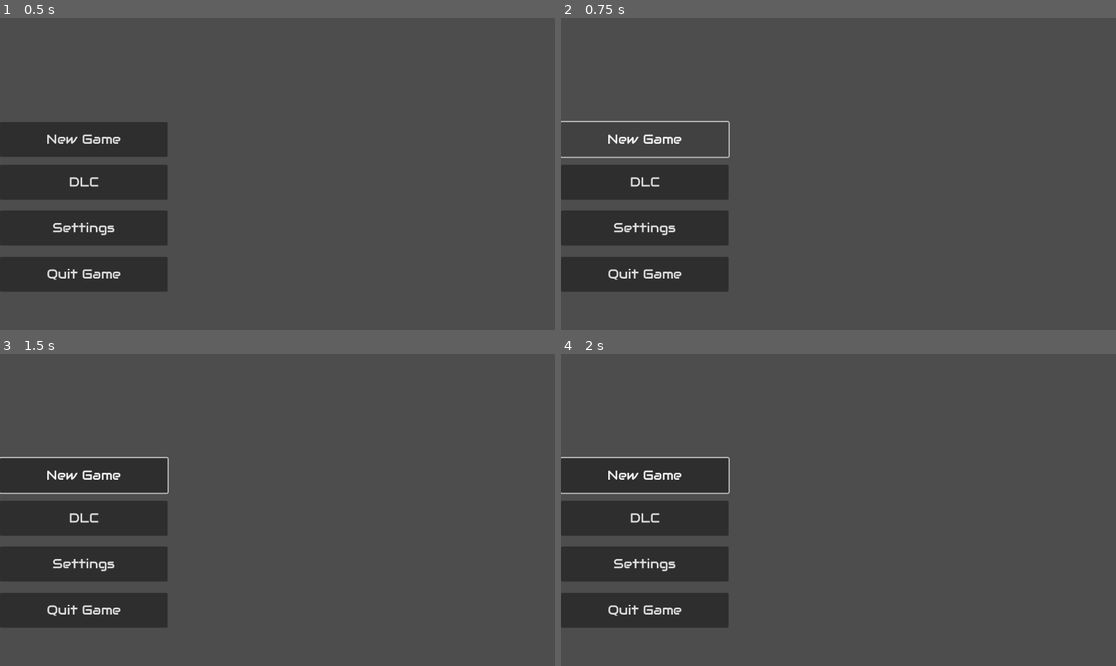
Above: before the commit, frames 1-4 (two rows, left to right).
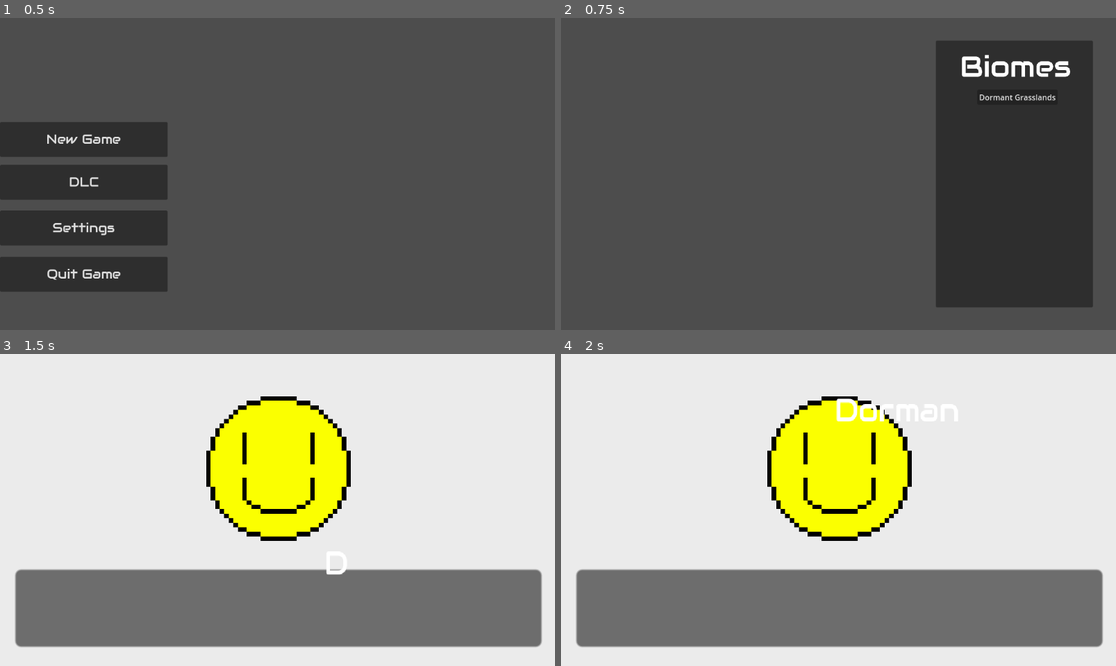
Above: after the commit, the same moments.

Repository: PenguWoodGanon/Path-of-Pablo
Game: Godot game, scene res://Scenes/main_menu.tscn
Same seed, same stepped clock (60 frames per second), same inputs: the game is played once before the commit and once after it. This scene is started directly instead of the project's main scene.
Inputs (mouse positions are in pixels of both pictures, inside the frame that each line leads up to):
- Up to frame 1 (0.5 s): no input
- Up to frame 2 (0.75 s): click "New Game" at 0.5 s
- Up to frame 3 (1.5 s): click (455, 432) at 1.25 s, where only the run after the commit has a clickable "Dormant Grasslands"
- Up to frame 4 (2 s): no input

Frame 1 is identical in both runs. In frame 2, 34% of the frame differs, in the area x 0-96%, y 7-93%; in frame 3, 100%; in frame 4, 100%, in the area x 0-100%, y 0-100%.

Commit message:
Level Select and Main Menu Stuff

Diff:
--- a/Godot - Path of Pablo/Scenes/Levels/dormant_grasslands.tscn
+++ b/Godot - Path of Pablo/Scenes/Levels/dormant_grasslands.tscn
@@ -423,7 +423,6 @@
 horizontal_alignment = 1
 
 [node name="Mr Smiley Talk Panel" type="Panel" parent="Global_Characters"]
-visible = false
 offset_left = -145.0
 offset_top = -81.0
 offset_right = 145.0
--- /dev/null
+++ b/Godot - Path of Pablo/Scenes/level_select.tscn
@@ -0,0 +1,53 @@
+[gd_scene load_steps=3 format=3 uid="uid://cdk2xglt08pfb"]
+
+[ext_resource type="Script" uid="uid://xbsmrea77hw2" path="res://Scripts/level_select.gd" id="1_nkys2"]
+[ext_resource type="FontFile" uid="uid://2iswwv0mx8lo" path="res://Assets/Audiowide-Regular.ttf" id="2_lx4vd"]
+
+[node name="LevelSelect" type="Control"]
+layout_mode = 3
+anchors_preset = 15
+anchor_right = 1.0
+anchor_bottom = 1.0
+grow_horizontal = 2
+grow_vertical = 2
+script = ExtResource("1_nkys2")
+
+[node name="Panel" type="Panel" parent="."]
+layout_mode = 1
+anchors_preset = 6
+anchor_left = 1.0
+anchor_top = 0.5
+anchor_right = 1.0
+anchor_bottom = 0.5
+offset_left = -374.0
+offset_top = -277.0
+offset_right = -48.0
+offset_bottom = 277.0
+grow_horizontal = 0
+grow_vertical = 2
+
+[node name="Biomes_Title" type="Label" parent="Panel"]
+layout_mode = 1
+anchors_preset = 5
+anchor_left = 0.5
+anchor_right = 0.5
+offset_left = -113.5
+offset_top = 16.0
+offset_right = 273.5
+offset_bottom = 144.0
+grow_horizontal = 2
+scale = Vector2(0.5962999, 0.5962999)
+theme_override_fonts/font = ExtResource("2_lx4vd")
+theme_override_font_sizes/font_size = 100
+text = "Biomes"
+horizontal_alignment = 1
+
+[node name="dormgrass" type="Button" parent="Panel"]
+layout_mode = 0
+offset_left = 86.0
+offset_top = 102.0
+offset_right = 253.0
+offset_bottom = 133.0
+text = "Dormant Grasslands"
+
+[connection signal="pressed" from="Panel/dormgrass" to="." method="_on_dormgrass_pressed"]
--- a/Godot - Path of Pablo/Scenes/main_menu.tscn
+++ b/Godot - Path of Pablo/Scenes/main_menu.tscn
@@ -48,5 +48,6 @@
 theme_override_font_sizes/font_size = 27
 text = "Quit Game"
 
+[connection signal="pressed" from="New Game" to="." method="_on_new_game_pressed"]
 [connection signal="pressed" from="DLC" to="." method="_on_dlc_pressed"]
 [connection signal="pressed" from="Quit Game" to="." method="_on_quit_game_pressed"]
--- /dev/null
+++ b/Godot - Path of Pablo/Scripts/level_select.gd
@@ -0,0 +1,5 @@
+extends Control
+
+
+func _on_dormgrass_pressed():
+	get_tree().change_scene_to_file("res://Scenes/Levels/dormant_grasslands.tscn")
--- a/Godot - Path of Pablo/Scripts/main_menu.gd
+++ b/Godot - Path of Pablo/Scripts/main_menu.gd
@@ -11,3 +11,7 @@
 
 func _on_dlc_pressed():
 	get_tree().change_scene_to_file("res://Scenes/dlc_menu.tscn")
+
+
+func _on_new_game_pressed():
+	get_tree().change_scene_to_file("res://Scenes/level_select.tscn")
Not shown: 1 places in Godot - Path of Pablo/Scenes/main_menu.tscn that only renumber resources
Not shown, added: Godot - Path of Pablo/Scripts/level_select.gd.uid
